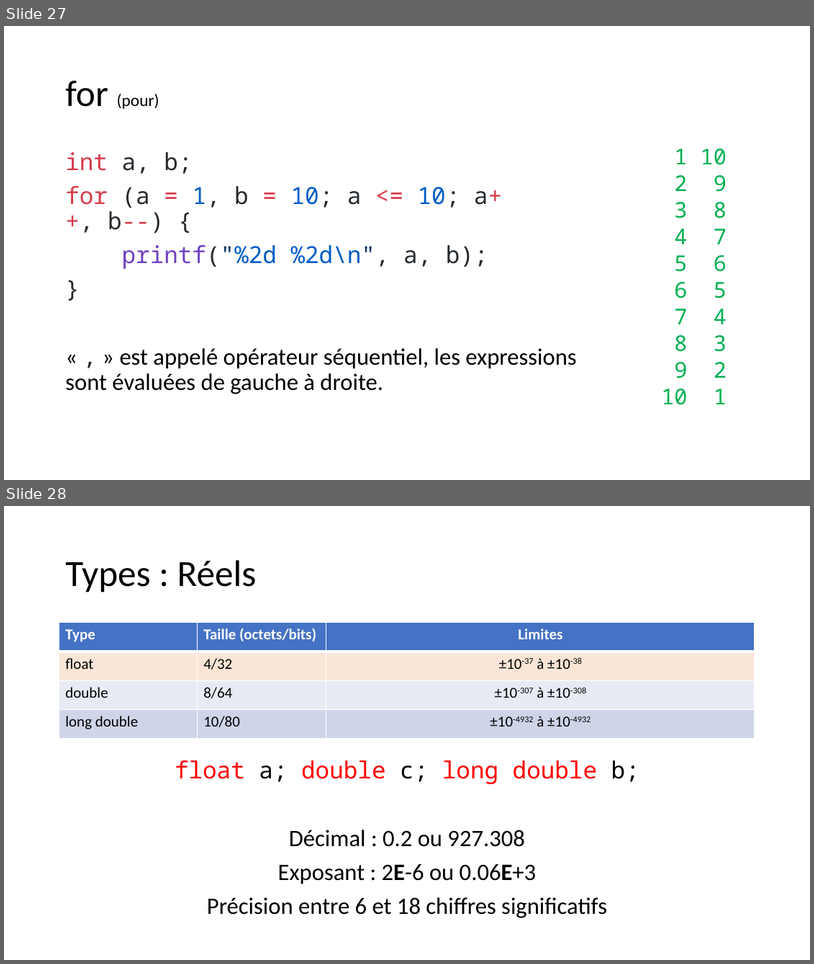
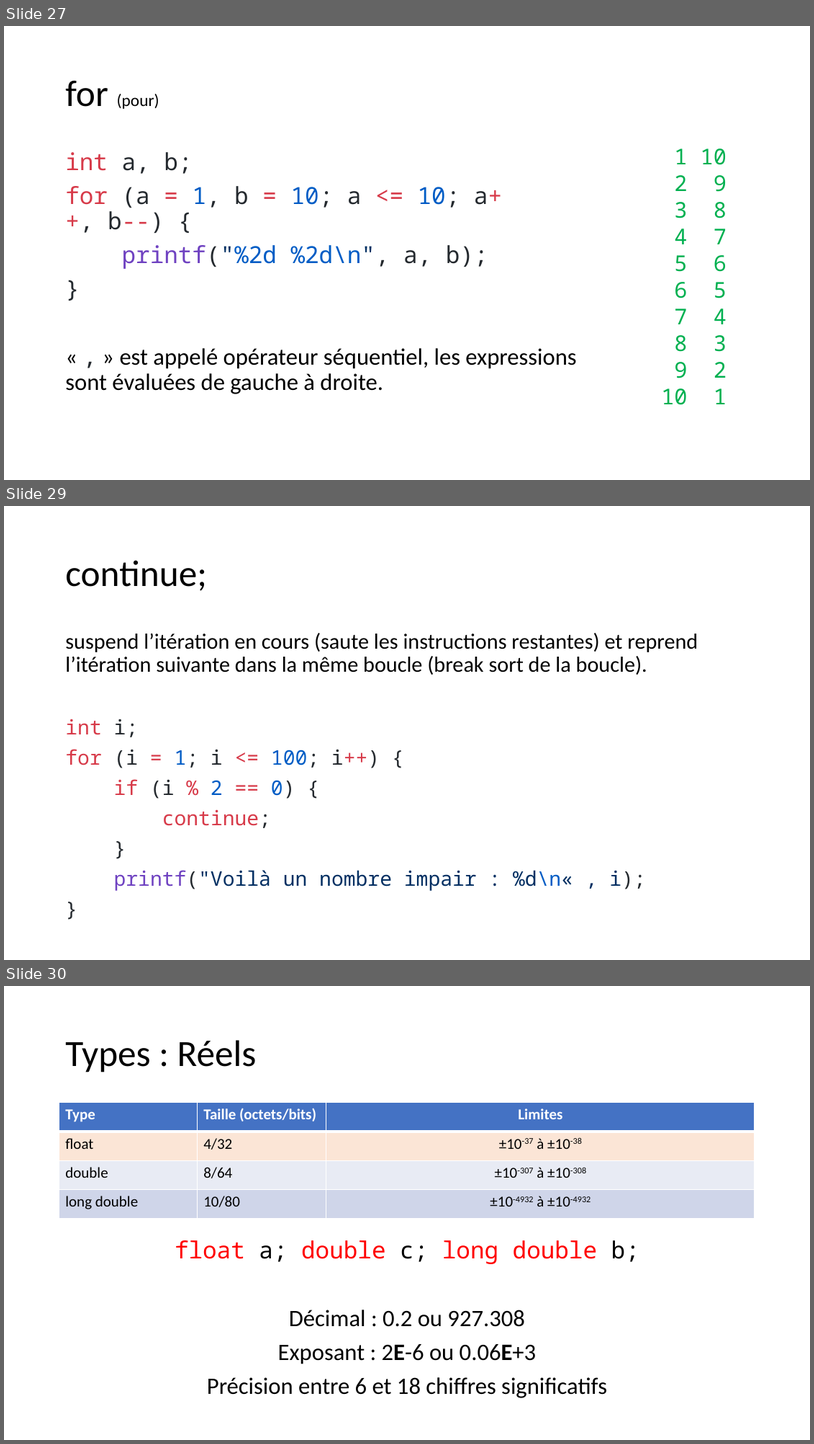
Before and after one commit to Firestorm49/bts-1, a slide deck: 02_C/02_Types-et-operateurs/Types et opérateurs en C.pptx. Shown one above the other, each under a label of ours: slides 27 and 28 before the commit, slides 27, 29 and 30 after it; the slides between them are not shown. The pictures are 814x964 and 814x1444 pixels, drawn with LibreOffice and Linux fonts; fonts in the diff are those of the drawing. Boxes give left, top, right and bottom in pixels: in the first picture for what was removed or moved away, otherwise in the second. Text is boxed around its words. In the diff, an @@ line names an element or a change of style, - is before the commit and + after.

```diff
--- a/02_C/02_Types-et-operateurs/Types et opérateurs en C.pptx
+++ b/02_C/02_Types-et-operateurs/Types et opérateurs en C.pptx
@@ slide 29 added at [4,506,810,960], background #FFFFFF @@
@@ title added at [65,560,207,591], 44 pt, text #000000 @@
+continue;
@@ text added at [65,633,698,890], 25.9 pt, text #000000 @@
+suspend l’itération en cours (saute les instructions restantes) et reprend l’itération suivante dans la même boucle (break sort de la boucle).
+int i;
+for (i = 1; i <= 100; i++) {
+if (i % 2 == 0) {
+continue;
+}
+printf("Voilà un nombre impair : %d\n« , i);
+}
@@ what was slide 28 is now slide 30 @@
```
Also in this commit, not shown: 1 slide changed, 4 other slides added, 28 other files.
